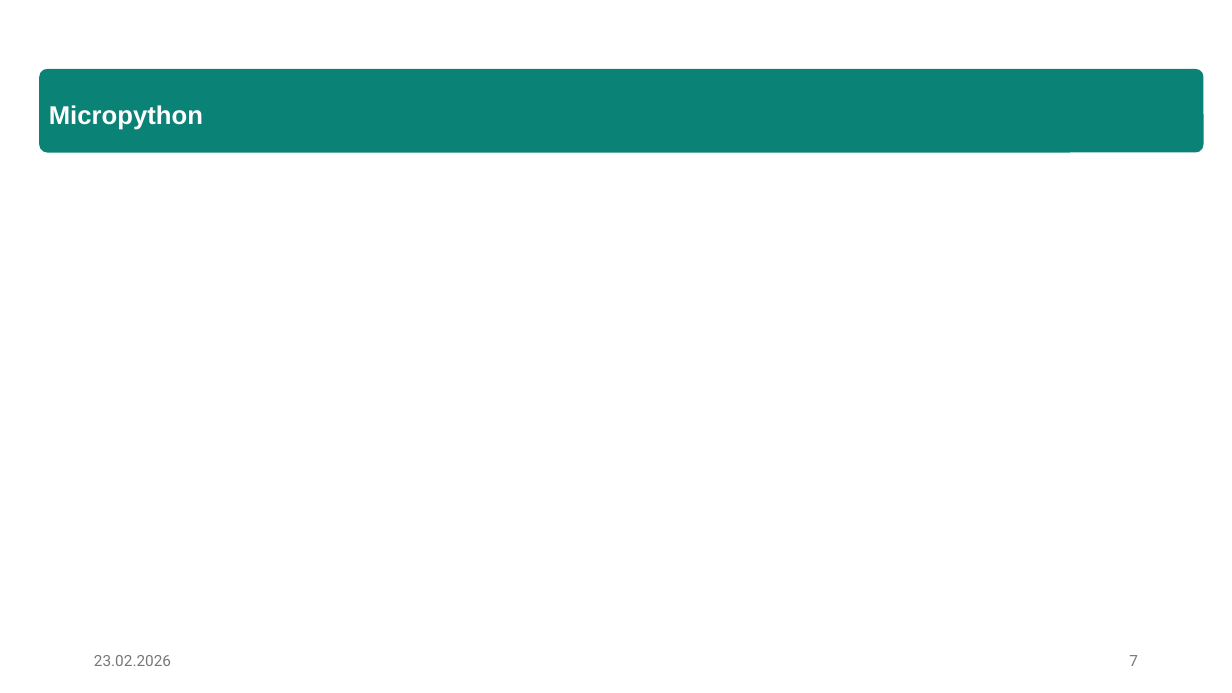
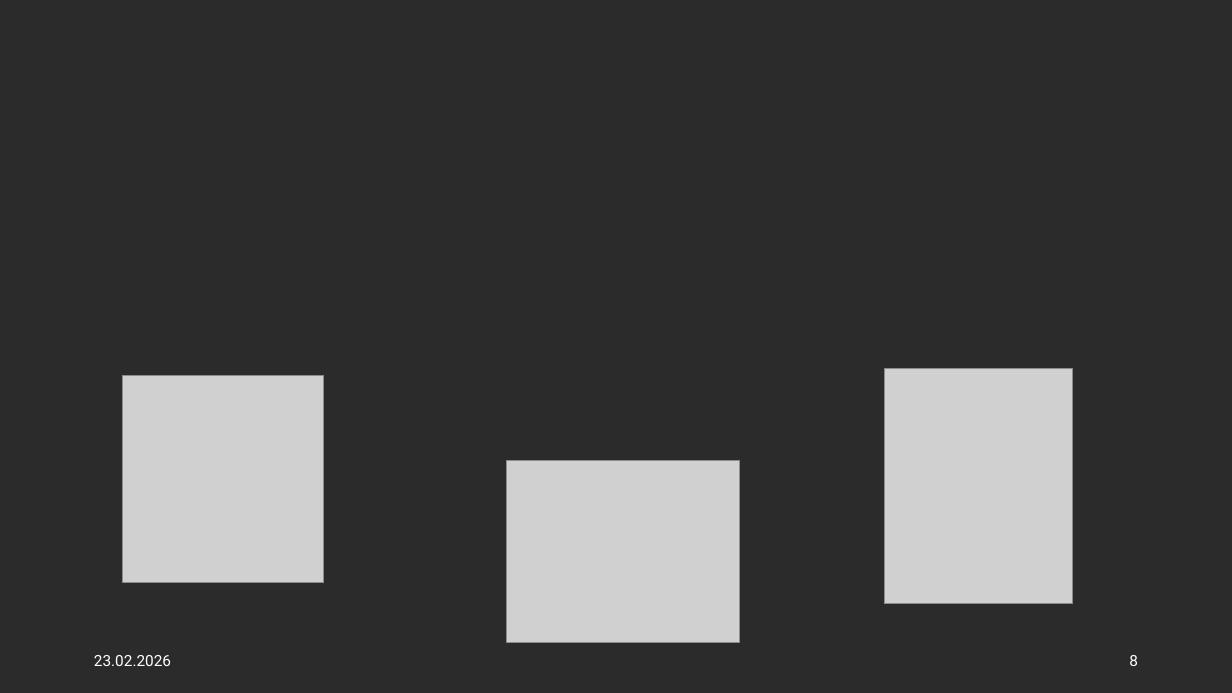
Before and after one commit to e12413440/micropython-hands-on-course, a slide deck: slide 8 of report/Präsentation.pptx (slide 7 before the commit). Drawn at 1232x693 pixels with LibreOffice and Linux fonts; fonts in the diff are those of the drawing; grey boxes stand for pictures; background and template pictures are left out; a plain dark background stands for a picture behind light text. Boxes give left, top, right and bottom in pixels: in the first picture for what was removed or moved away, otherwise in the second. Text is boxed around its words. In the diff, an @@ line names an element or a change of style, - is before the commit and + after.

```diff
--- a/report/Präsentation.pptx
+++ b/report/Präsentation.pptx
@@ background #FFFFFF to picture (left out) @@
@@ rounded rectangle removed at (39,68,1203,152) @@
-Micropython
@@ picture added at (123,375,323,583) @@
@@ picture added at (884,368,1073,604) @@
@@ picture added at (506,460,739,642) @@
@@ text "23.02.2026" at (94,655,171,666): text colour #797979 to #FFFFFF; more space between paragraphs @@
@@ page number at (1129,655,1138,666): text changed; text colour #797979 to #FFFFFF @@
-7
+8
```
Also in this commit, not shown: 7 other slides changed, 4 slides added.
